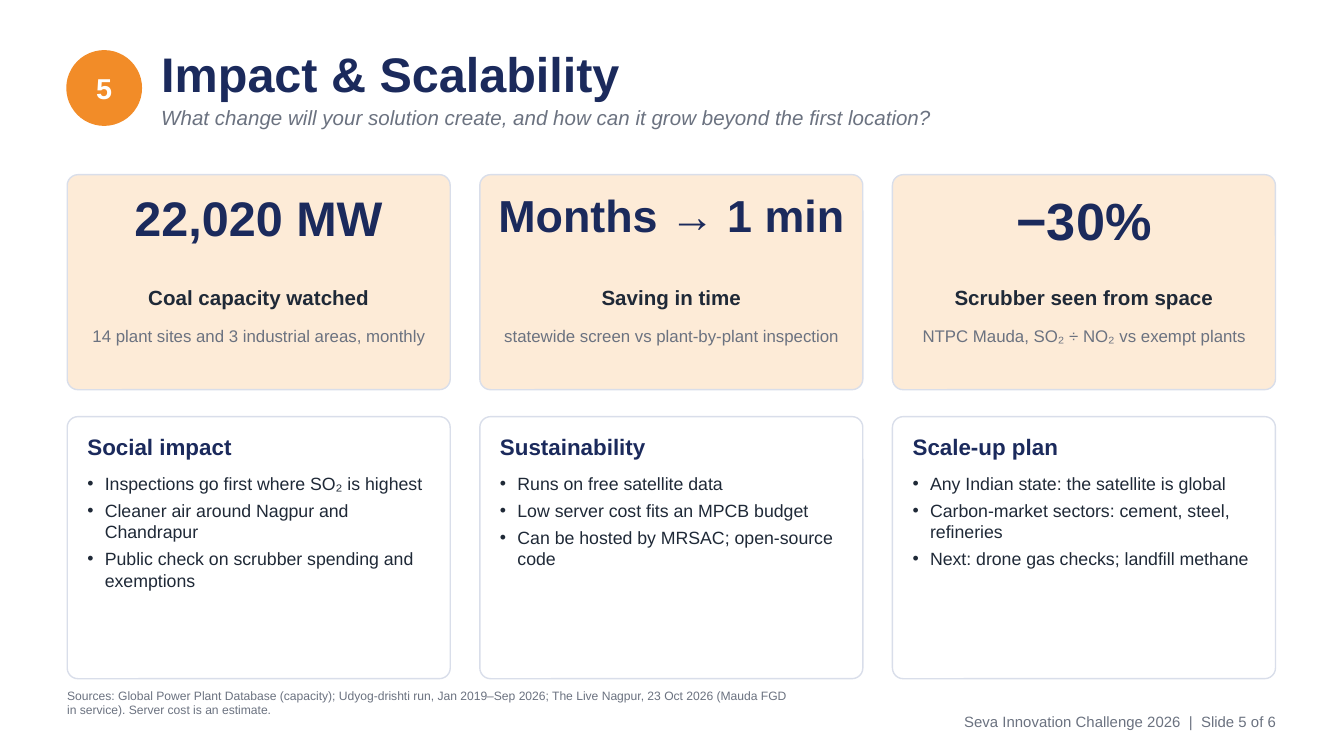
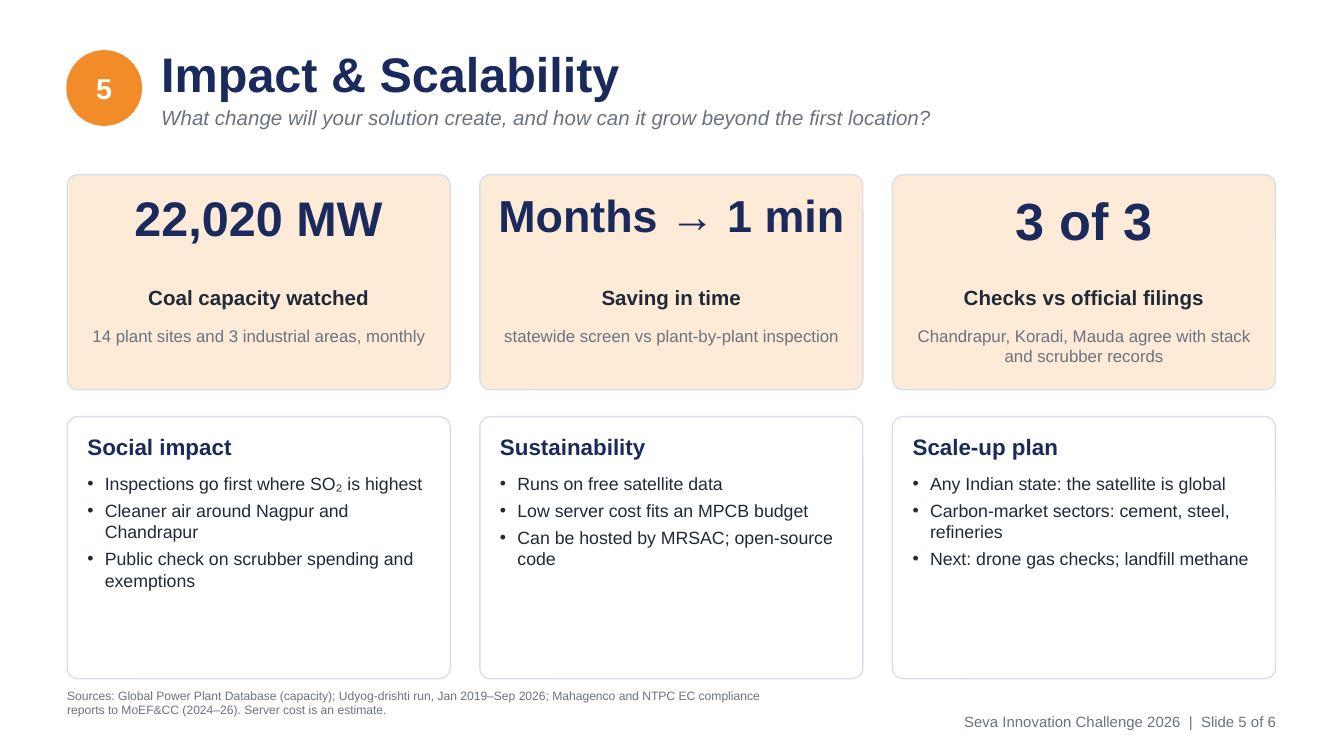
Before and after one commit to sujalappa/udyog-drishti, a slide deck: slide 5 of presentation/Udyog-drishti_AI_Seva_2026.pptx. Drawn at 1344x756 pixels with LibreOffice and Linux fonts; fonts in the diff are those of the drawing. Boxes give left, top, right and bottom in pixels: in the first picture for what was removed or moved away, otherwise in the second. Text is boxed around its words. In the diff, an @@ line names an element or a change of style, - is before the commit and + after.

```diff
--- a/presentation/Udyog-drishti_AI_Seva_2026.pptx
+++ b/presentation/Udyog-drishti_AI_Seva_2026.pptx
@@ text at bbox=[1016, 202, 1152, 241]: text changed @@
-−30%
+3 of 3
@@ text at bbox=[964, 290, 1203, 310]: text changed @@
-Scrubber seen from space
+Checks vs official filings
@@ text at bbox=[918, 330, 1250, 362]: text changed @@
-NTPC Mauda, SO₂ ÷ NO₂ vs exempt plants
+Chandrapur, Koradi, Mauda agree with stack and scrubber records
@@ text at bbox=[67, 691, 760, 717]: text changed @@
-Sources: Global Power Plant Database (capacity); Udyog-drishti run, Jan 2019–Sep 2026; The Live Nagpur, 23 Oct 2026 (Mauda FGD in service). Server cost is an estimate.
+Sources: Global Power Plant Database (capacity); Udyog-drishti run, Jan 2019–Sep 2026; Mahagenco and NTPC EC compliance reports to MoEF&CC (2024–26). Server cost is an estimate.
```
Also in this commit, not shown: 3 other slides changed, 22 other files.
